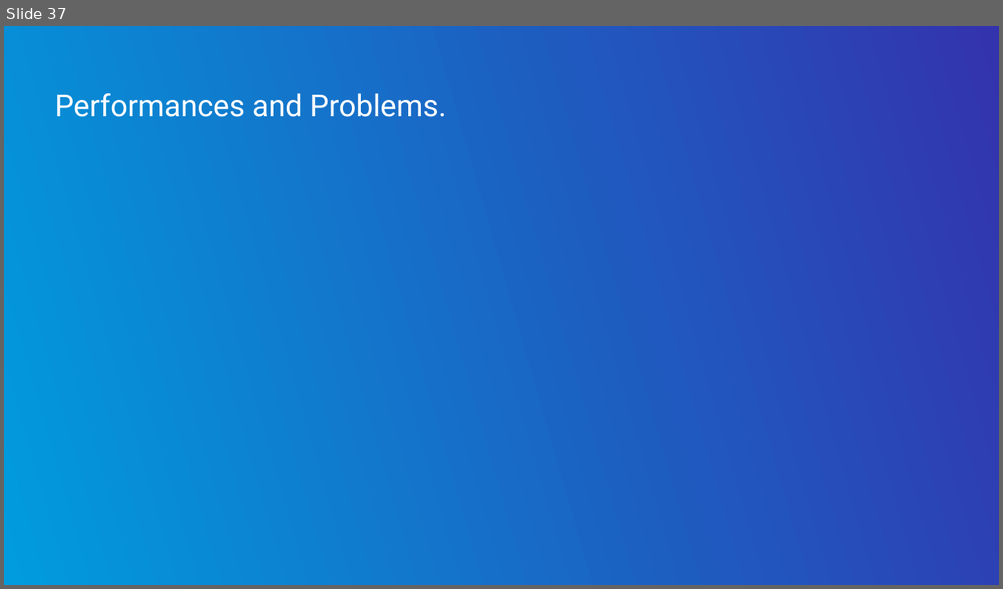
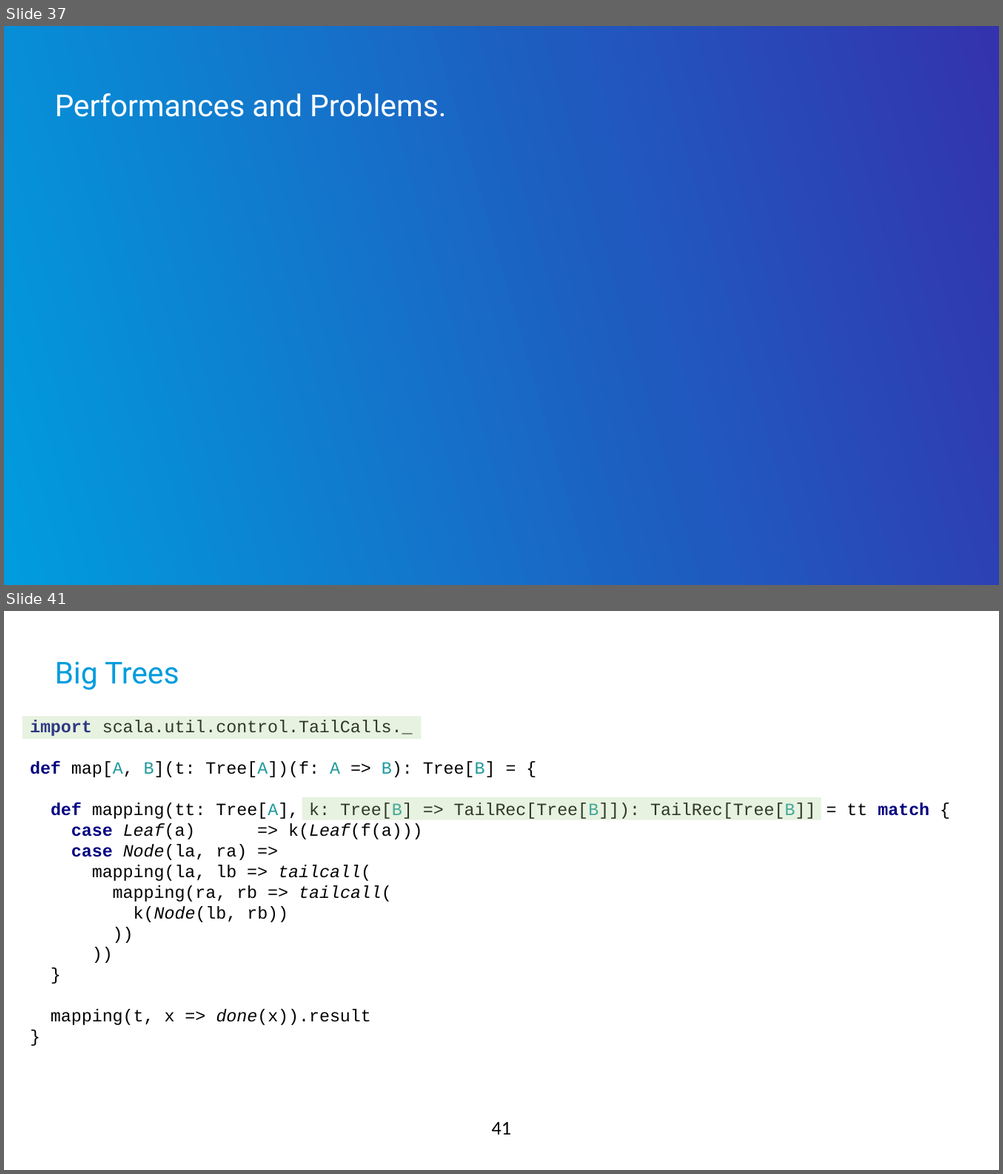
Before and after one commit to qqupp/continuations-playground, a slide deck: docs/diy-continuations.pptx. Shown one above the other, each under a label of ours: slide 37 before the commit, slides 37 and 41 after it; the slides between them are not shown. The pictures are 1003x589 and 1003x1174 pixels, drawn with LibreOffice and Linux fonts; fonts in the diff are those of the drawing; background and template pictures are left out. Boxes give left, top, right and bottom in pixels: in the first picture for what was removed or moved away, otherwise in the second. Text is boxed around its words. In the diff, an @@ line names an element or a change of style, - is before the commit and + after.

```diff
--- a/docs/diy-continuations.pptx
+++ b/docs/diy-continuations.pptx
@@ slide 41 added at (4,611,999,1170), background #FFFFFF @@
@@ title added at (55,661,179,690), 28 pt, text #009CDD @@
+Big Trees
@@ rectangle added at (22,716,421,738), fill #A9D18E at 27% opacity @@
@@ text added at (30,720,929,1025), 16 pt, text #000000 @@
+import scala.util.control.TailCalls._
+def map[A, B](t: Tree[A])(f: A => B): Tree[B] = {
+def mapping(tt: Tree[A], k: Tree[B] => TailRec[Tree[B]]): TailRec[Tree[B]] = tt match {
+case Leaf(a) => k(Leaf(f(a)))
+case Node(la, ra) =>
+mapping(la, lb => tailcall(
+mapping(ra, rb => tailcall(
+k(Node(lb, rb))
+))
+))
+}
+mapping(t, x => done(x)).result
+}
@@ rectangle added at (302,797,822,820), fill #A9D18E at 27% opacity @@
@@ page number added at (492,1122,512,1135), 18 pt, text #000000 @@
+41
```
Also in this commit, not shown: 1 slide changed, 4 other slides added, 3 slides removed, 2 other files.
